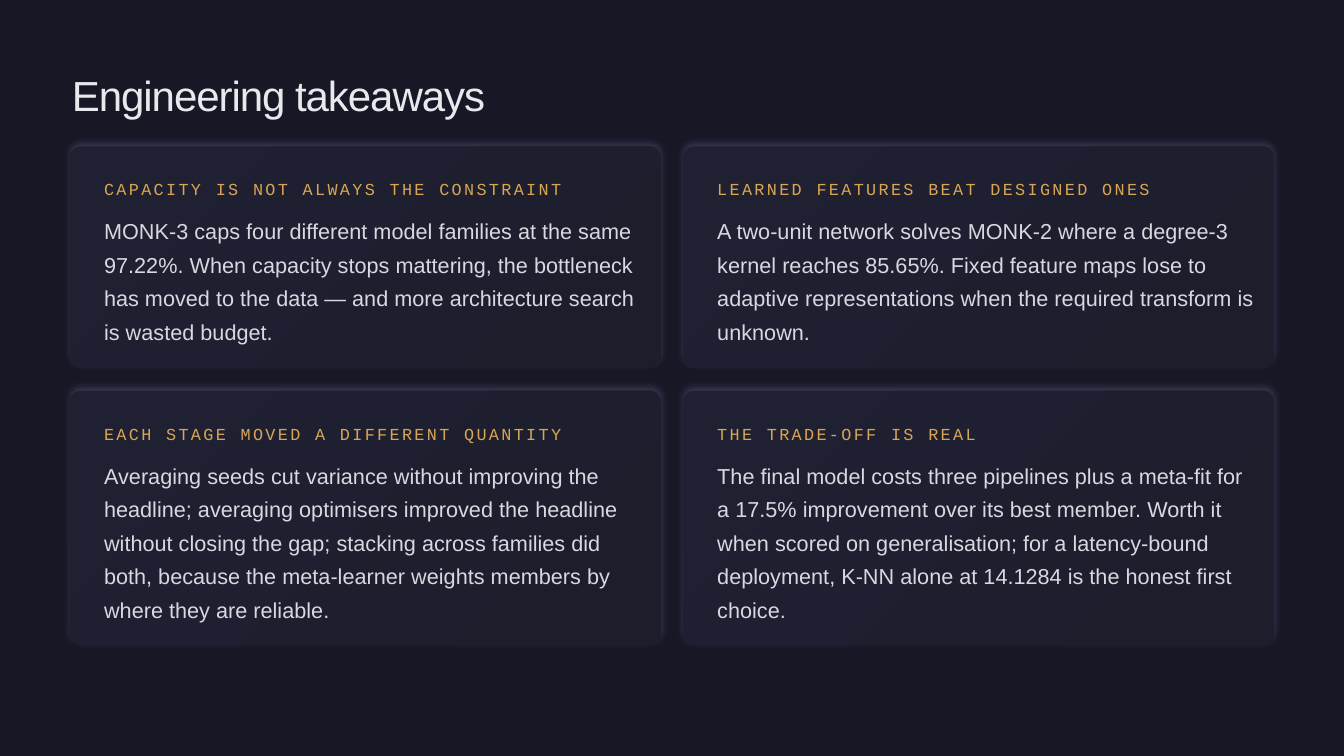
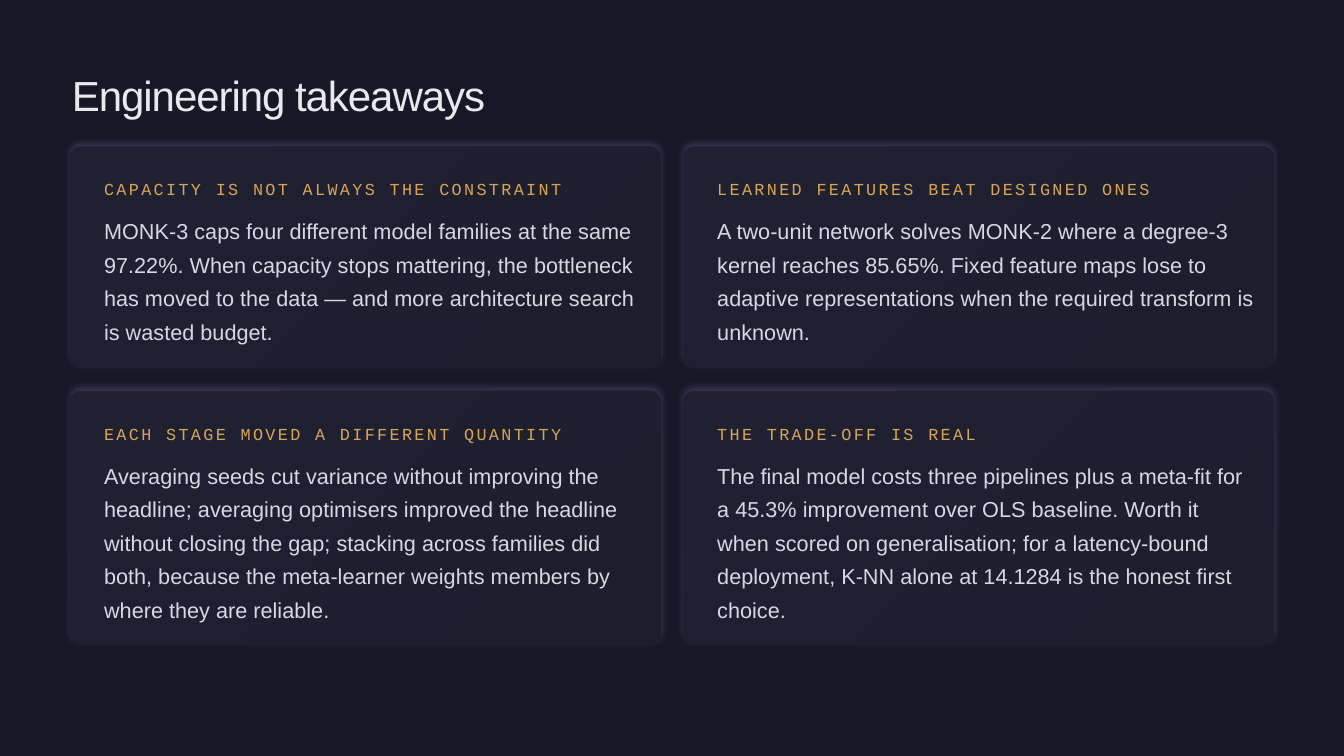
Before and after one commit to iaconoalessandro/ml-cup-2025-regression, a slide deck: slide 21 of presentation/EnSIUMble_ML_Project_2025.pptx. Drawn at 1344x756 pixels with LibreOffice and Linux fonts; fonts in the diff are those of the drawing. Boxes give left, top, right and bottom in pixels: in the first picture for what was removed or moved away, otherwise in the second. Text is boxed around its words. In the diff, an @@ line names an element or a change of style, - is before the commit and + after.

```diff
--- a/presentation/EnSIUMble_ML_Project_2025.pptx
+++ b/presentation/EnSIUMble_ML_Project_2025.pptx
@@ text at box(717, 468, 1242, 618): text changed @@
-The final model costs three pipelines plus a meta-fit for a 17.5% improvement over its best member. Worth it when scored on generalisation; for a latency-bound deployment, K-NN alone at 14.1284 is the honest first choice.
+The final model costs three pipelines plus a meta-fit for a 45.3% improvement over OLS baseline. Worth it when scored on generalisation; for a latency-bound deployment, K-NN alone at 14.1284 is the honest first choice.
```
Also in this commit, not shown: 5 other slides changed, 1 other file.
